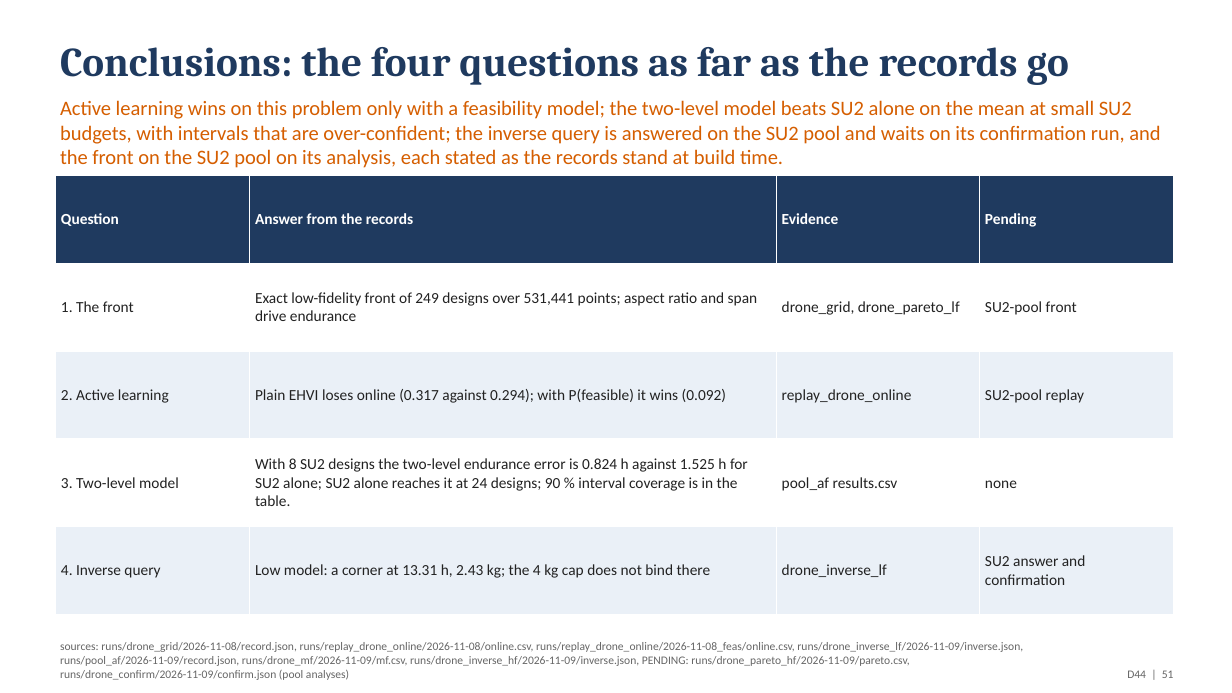
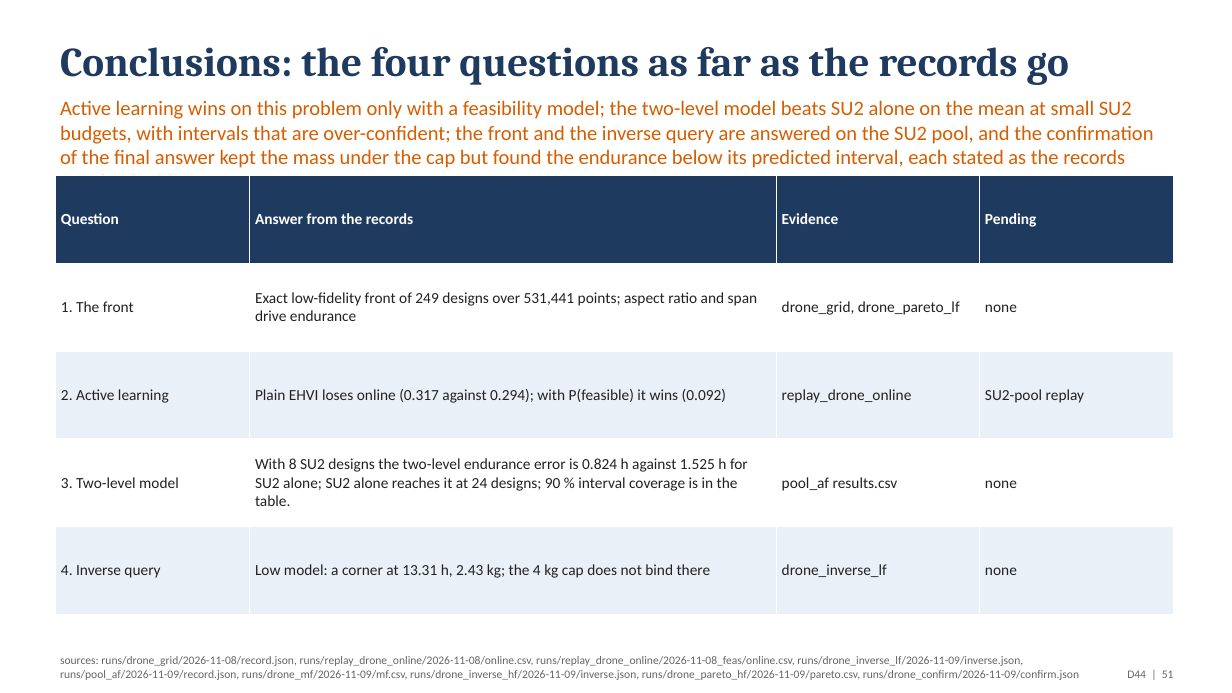
Before and after one commit to emarinhoss/ai-engineering, a slide deck: slide 51 of docs/talk/deck_drone.pptx. Drawn at 1232x693 pixels with LibreOffice and Linux fonts; fonts in the diff are those of the drawing. Boxes give left, top, right and bottom in pixels: in the first picture for what was removed or moved away, otherwise in the second. Text is boxed around its words. In the diff, an @@ line names an element or a change of style, - is before the commit and + after.

```diff
--- a/docs/talk/deck_drone.pptx
+++ b/docs/talk/deck_drone.pptx
@@ text at bbox=[60, 100, 1154, 176]: text changed @@
-Active learning wins on this problem only with a feasibility model; the two-level model beats SU2 alone on the mean at small SU2 budgets, with intervals that are over-confident; the inverse query is answered on the SU2 pool and waits on its confirmation run, and the front on the SU2 pool on its analysis, each stated as the records stand at build time.
+Active learning wins on this problem only with a feasibility model; the two-level model beats SU2 alone on the mean at small SU2 budgets, with intervals that are over-confident; the front and the inverse query are answered on the SU2 pool, and the confirmation of the final answer kept the mass under the cap but found the endurance below its predicted interval, each stated as the records stand at build time.
@@ table at bbox=[55, 176, 1174, 615] @@
-row 2, column 4: SU2-pool front
+row 2, column 4: none
-row 5, column 4: SU2 answer and confirmation
+row 5, column 4: none
@@ text at bbox=[60, 656, 1079, 680]: text changed @@
-sources: runs/drone_grid/2026-11-08/record.json, runs/replay_drone_online/2026-11-08/online.csv, runs/replay_drone_online/2026-11-08_feas/online.csv, runs/drone_inverse_lf/2026-11-09/inverse.json, runs/pool_af/2026-11-09/record.json, runs/drone_mf/2026-11-09/mf.csv, runs/drone_inverse_hf/2026-11-09/inverse.json, PENDING: runs/drone_pareto_hf/2026-11-09/pareto.csv, runs/drone_confirm/2026-11-09/confirm.json (pool analyses)
+sources: runs/drone_grid/2026-11-08/record.json, runs/replay_drone_online/2026-11-08/online.csv, runs/replay_drone_online/2026-11-08_feas/online.csv, runs/drone_inverse_lf/2026-11-09/inverse.json, runs/pool_af/2026-11-09/record.json, runs/drone_mf/2026-11-09/mf.csv, runs/drone_inverse_hf/2026-11-09/inverse.json, runs/drone_pareto_hf/2026-11-09/pareto.csv, runs/drone_confirm/2026-11-09/confirm.json
```
Also in this commit, not shown: 6 other slides changed, 1 slide added, 1 slide removed, 50 other files.
